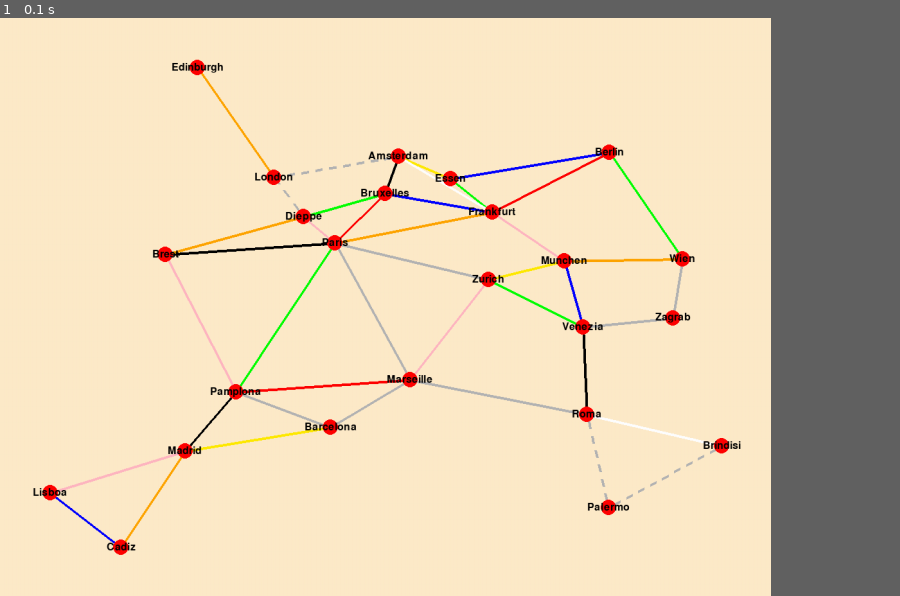
Above: before the commit, frame 1.
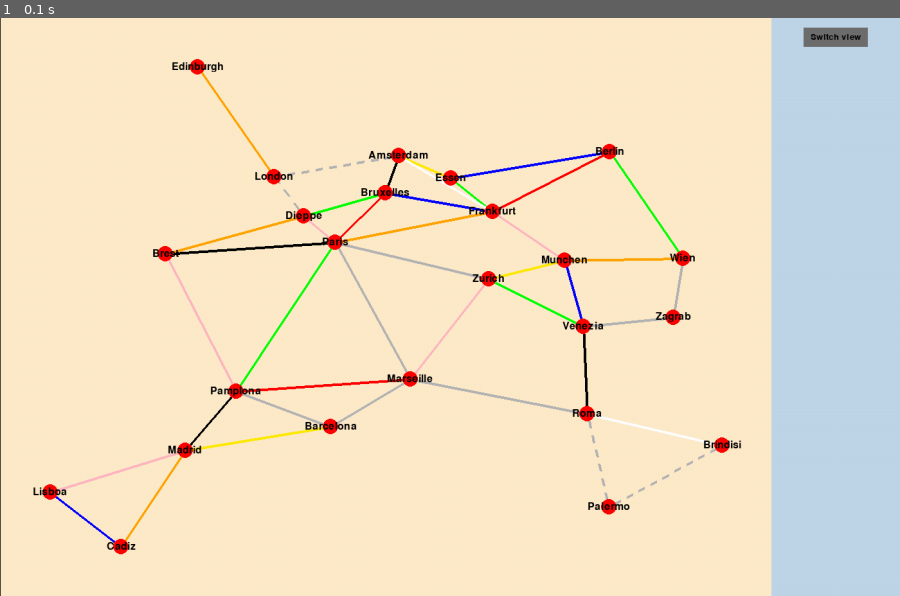
Above: after the commit, the same moment.

Repository: lennard134/TicketToRideLAMAS
Game: pygame game, started from src/pygame_test.py
Two runs of this game, one before a commit and one after it. Both use one fixed random seed, a clock stepped at 60 frames per second and the inputs below.
Inputs:
- Up to frame 1 (0.1 s): no input
In our replay, the window is 771x578 before the commit and 900x578 after it. These sizes can differ from the game's own. Grey fills any space a smaller window leaves; there, only what the larger window draws over its background counts as a difference.

The runs differ from the first frame. In frame 1, 3.1% of the frame differs, in the area x 0-97%, y 0-100%.

Commit message:
Ugly but functional

Diff:
--- a/src/pygame_test.py
+++ b/src/pygame_test.py
@@ -3,6 +3,10 @@
 """
 
 # TODO: take care of ferries
+#       consider ownership
+#       button for switching view
+#       view for state space
+#       split view drawing based on current button state
 
 # Modules
 import pygame
@@ -13,8 +17,10 @@
 from src.model.map.City import City
 
 # Settings
-SCREEN_WIDTH = 1200
+SCREEN_WIDTH = 1400
 SCREEN_HEIGHT = 900
+CONTENT_WIDTH = 1200
+PANEL_WIDTH = 200
 WIDTH_BUFFER = 2
 HEIGHT_BUFFER = 2
 LINE_THICKNESS = 4
@@ -29,8 +35,15 @@
     'black': (0, 0, 0),
     'white': (255, 255, 255),
     'gray': (180, 180, 180),
-    'background': (254, 235, 201)
+    'background': (254, 235, 201),
+    'background2': (191, 213, 232)
 }
+
+# Button settings
+BUTTON_WIDTH = 100
+BUTTON_HEIGHT = 30
+BUTTON_COLOUR_LIGHT = (180, 180, 180)
+BUTTON_COLOUR_DARK = (110, 110, 110)
 
 
 class GameBoard(object):
@@ -94,25 +107,16 @@
         return [pygame.draw.line(surface, color, tuple(dash_knots[n]), tuple(dash_knots[n + 1]), width)
                 for n in range(int(exclude_corners), dash_amount - int(exclude_corners), 2)]
 
-    def run(self):
-        """
-        Main PyGame function responsible for keeping the screen up to date
+    def draw_ttr_board(self, contents):
+        """
+        returns the contents of the Ticket to Ride board
         """
         lt_lim = None
         rt_lim = None
         tp_lim = None
         bt_lim = None
 
-        pygame.init()
-
-        screen = pygame.display.set_mode((SCREEN_WIDTH, SCREEN_HEIGHT))
-        contents = screen.copy()
-        clock = pygame.time.Clock()
-
-        screen.fill(COLOURS['background'])
         contents.fill(COLOURS['background'])
-
-        font1 = pygame.font.SysFont('chalkduster.ttf', 24)
 
         min_x, min_y = self.lowest_xy(list(self.ttr.board.cities.values()))
         max_x, max_y = self.highest_xy(list(self.ttr.board.cities.values()))
@@ -125,7 +129,7 @@
         max_x -= min_x
         max_y -= min_y
 
-        x_scaling = SCREEN_WIDTH / max_x
+        x_scaling = CONTENT_WIDTH / max_x
         y_scaling = SCREEN_HEIGHT / max_y
 
         for connection in self.ttr.board.connections:
@@ -141,7 +145,8 @@
 
             # draw edges
             if connection.color in COLOURS:
-                pygame.draw.line(contents, color=COLOURS[connection.color], start_pos=(n1x, n1y), end_pos=(n2x, n2y), width=LINE_THICKNESS)
+                pygame.draw.line(contents, color=COLOURS[connection.color], start_pos=(n1x, n1y), end_pos=(n2x, n2y),
+                                 width=LINE_THICKNESS)
             else:
                 self.draw_dashed_line(contents, COLOURS['gray'], (n1x, n1y), (n2x, n2y))
 
@@ -160,6 +165,7 @@
             pygame.draw.circle(contents, (255, 0, 0), (x, y), radius=RADIUS)
 
             # draw text on center of cities
+            font1 = pygame.font.SysFont('chalkduster.ttf', 24)
             text = font1.render(city.name, True, (0, 0, 0))
 
             txt_left = width * x_scaling - 0.5 * text.get_width()
@@ -172,16 +178,73 @@
 
             contents.blit(text, (txt_left, txt_top))
 
+        return contents
+
+    def draw_state_space(self, contents):
+        """
+        returns the contents of the visual representation of the state space
+        """
+        contents.fill(COLOURS['background'])
+        return contents
+
+    def draw_side_panel(self, side_panel, mouse):
+        pass
+
+    def run(self):
+        """
+        Main PyGame function responsible for keeping the screen up to date
+        """
+        pygame.init()
+
+        screen = pygame.display.set_mode((SCREEN_WIDTH, SCREEN_HEIGHT))
+
+        contents = screen.copy()
+        contents = pygame.transform.scale(contents, (CONTENT_WIDTH, SCREEN_HEIGHT))
+
+        side_panel = pygame.Surface((SCREEN_WIDTH - CONTENT_WIDTH, SCREEN_HEIGHT))
+        side_panel.fill(COLOURS['background2'])
+
+        contents = self.draw_ttr_board(contents)
+
         screen.blit(contents, (WIDTH_BUFFER / 2, HEIGHT_BUFFER / 2))
 
         pygame.display.update()
 
         running = True
+        show_board = True
 
         while running:
+            button_x_left = PANEL_WIDTH / 2 - BUTTON_WIDTH / 2
+            button_x_right = PANEL_WIDTH / 2 + BUTTON_WIDTH / 2
+
+            mouse = pygame.mouse.get_pos()
+
             for event in pygame.event.get():
                 if event.type == pygame.QUIT:
                     running = False
+                elif event.type == pygame.MOUSEBUTTONDOWN:
+                    if SCREEN_WIDTH - PANEL_WIDTH + button_x_left <= mouse[0] <= SCREEN_WIDTH - PANEL_WIDTH + button_x_right and BUTTON_HEIGHT / 2 <= mouse[1] <= BUTTON_HEIGHT / 2 + BUTTON_HEIGHT:
+                        show_board = False if show_board else True
+
+            if show_board:
+                contents = self.draw_ttr_board(contents)
+            else:
+                contents = self.draw_state_space(contents)
+
+            if SCREEN_WIDTH - PANEL_WIDTH + button_x_left <= mouse[0] <= SCREEN_WIDTH - PANEL_WIDTH + button_x_right and BUTTON_HEIGHT / 2 <= mouse[1] <= BUTTON_HEIGHT / 2 + BUTTON_HEIGHT:
+                pygame.draw.rect(side_panel, BUTTON_COLOUR_LIGHT, [button_x_left, BUTTON_HEIGHT / 2, BUTTON_WIDTH, BUTTON_HEIGHT])
+            else:
+                pygame.draw.rect(side_panel, BUTTON_COLOUR_DARK, [button_x_left, BUTTON_HEIGHT / 2, BUTTON_WIDTH, BUTTON_HEIGHT])
+
+            font1 = pygame.font.SysFont('chalkduster.ttf', 20)
+            text = font1.render("Switch view", True, (0, 0, 0))
+            txt_left = button_x_left + BUTTON_WIDTH / 2 - 0.5 * text.get_width()
+            txt_top = BUTTON_HEIGHT - 0.5 * text.get_height()
+            side_panel.blit(text, (txt_left, txt_top))
+
+            screen.blit(contents, (WIDTH_BUFFER / 2, HEIGHT_BUFFER / 2 - 1))
+            screen.blit(side_panel, (CONTENT_WIDTH, 0))
+            pygame.display.update()
 
 
 if __name__ == "__main__":
